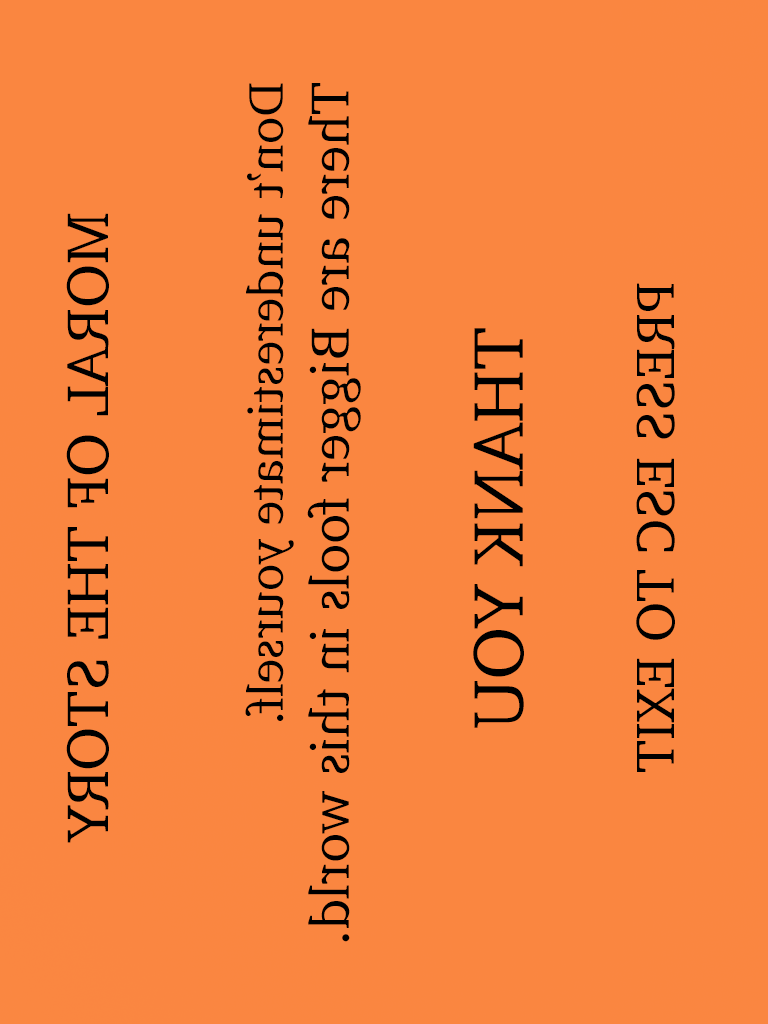
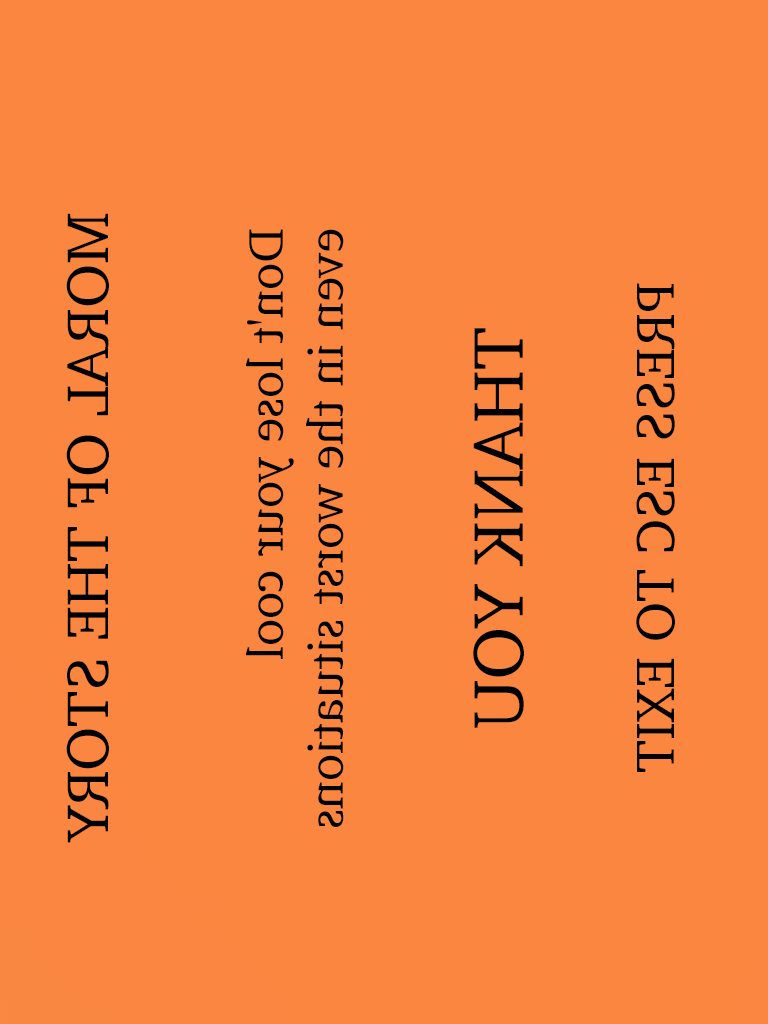
The second 768×1024 image is a revision of the first. Changes to its layers:
renamed "Don’t underestimate yourself. There are Bigger fools in this w" to "Don't lose your cool even in the worst situations", painted on it over [245, 83, 361, 942]
